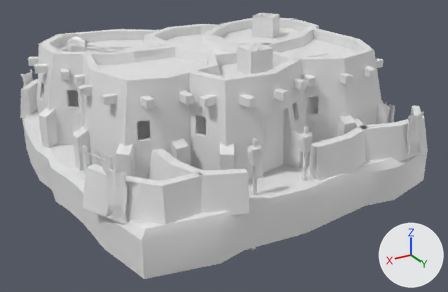
Before and after pictures for a commit that changed the COLLADA model art/meshes/structural/soninke/palace.dae.
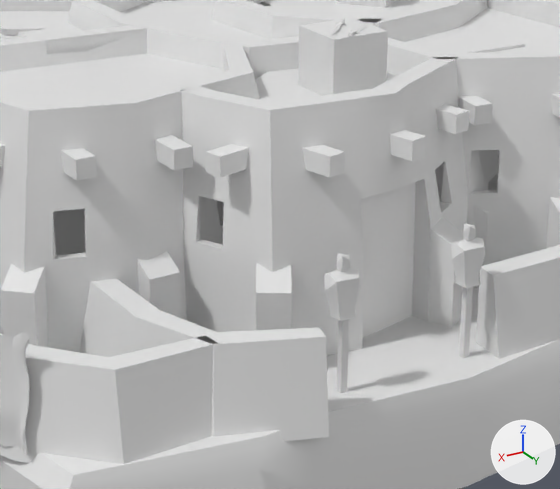
There are two pictures of each version: one whole from a camera (50 mm lens) standing at (21.7, 37.6, 17.3) and looking at (-0.2, 1.1, -1.0), one close up on the part from 26% to 77% of the width and 12% to 80% of the height. Every picture has the same lights, and +X, +Y and +Z are marked at lower right. The last two pictures show the newer version. Vertices at exactly the same position are counted once.

The first close-up shows 'palace'.
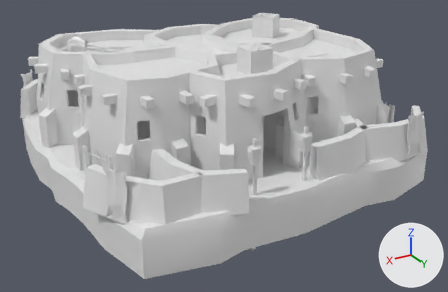
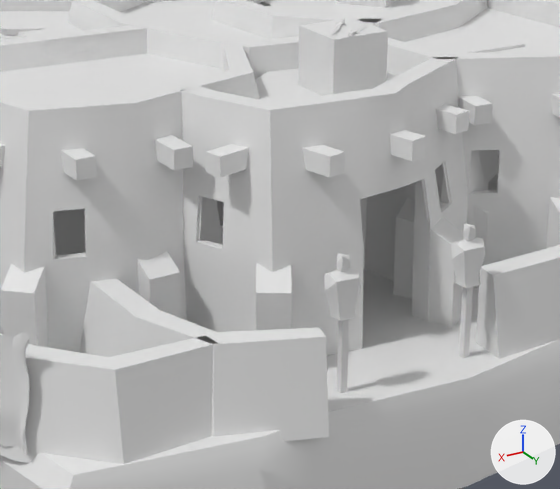
Boxes [x1, y1, x2, y2] around the edits, measured in the close-ups (560 x 489 px; the box of a moved part takes in the faces that stretch with it):
part 1 of me_cubo_951, added: after [197, 162, 450, 248]
part 2 of me_cubo_951, deleted: before [360, 182, 415, 338]
part 3 of me_cubo_951, moved or reshaped: [46, 29, 147, 54] in both

The change, as a diff of the scene's bpy script:
```diff
--- a/art/meshes/structural/soninke/palace.dae.py
+++ b/art/meshes/structural/soninke/palace.dae.py
@@ me_cubo_951 @@
 # used by ob_palace; location = (0.0, 0.0, 0.0)
 # verts and faces of me_cubo_951; kept vertices keep their numbers, new ones are numbered from 3476
 # before: 205 (-0.6, 7.9, 0.1), 206 (0.4, 8.2, 0.1), 207 (-0.6, 7.9, 3.0) at pixel (415, 217), 208 (0.4, 8.2, 3.0) at pixel (390, 227), 209 (-0.6, 7.9, 4.2)
 # before: 210 (0.4, 8.2, 4.2), 211 (1.7, 8.4, 4.2), 212 (1.7, 8.5, 3.0), 213 (1.7, 8.5, 0.1)
 # before: 278 (2.7, -0.7, 6.6) at pixel (147, 28), 285 (5.7, -0.9, 6.6) at pixel (46, 40), 297 (5.7, -0.9, 5.9)
-me_cubo_951.from_pydata(...)  # 3476 vertices, 5825 faces; spans x -12.5..12.5, y -13.0..11.9, z -3.6..7.6
+me_cubo_951.from_pydata(...)  # 3496 vertices, 5848 faces; spans x -12.5..12.5, y -13.0..11.9, z -3.6..7.6
+# me_cubo_951 part 1: a new loose piece of 29 vertices spanning x -3.7..5.4, y 5.3..8.9, z 0.2..6.5, in mat_a_exturas_soninké (white #e7e7e7)
+# me_cubo_951 part 2
+delete_vertices([*range(205, 214)])  # with the faces that use them
+# me_cubo_951 part 3
+delete_faces([(278, 297, 285)])
+faces += [(278, 285, 297)]
 me_cubo_951.materials.append(mat_a_exturas_soninké)
```
